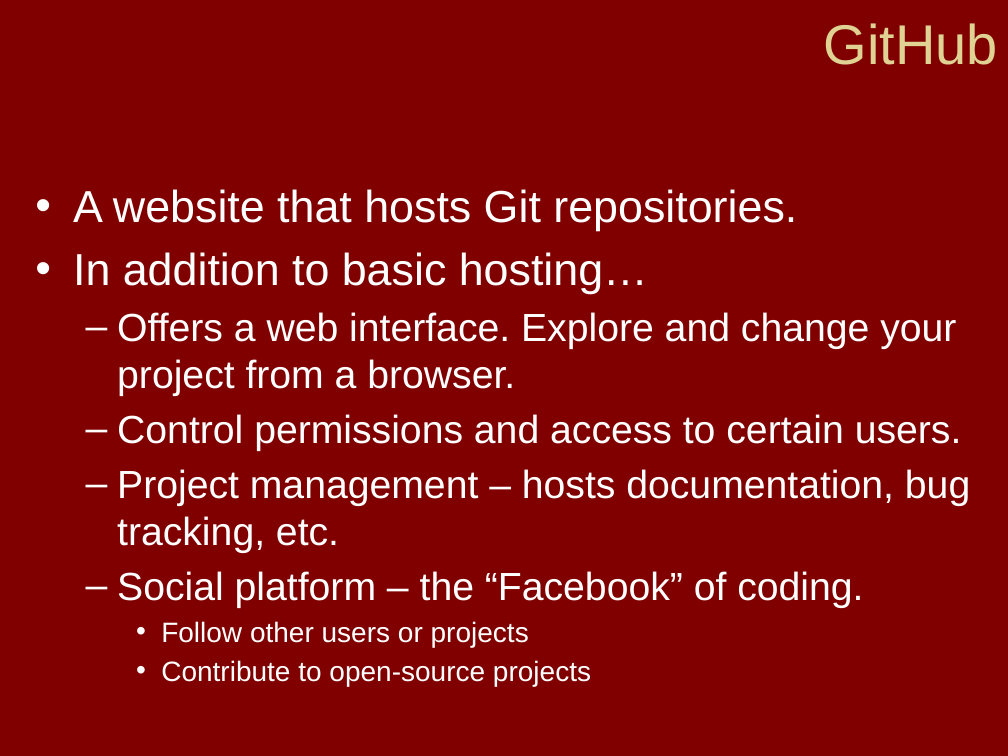
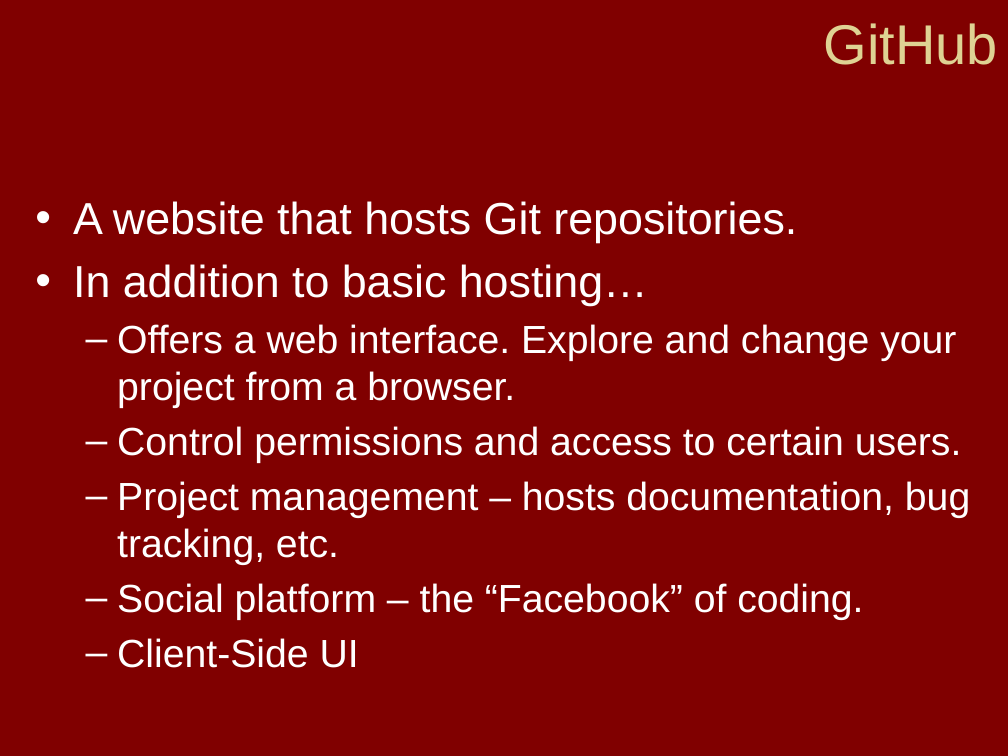
Before and after one commit to QBRC/GithubDemo, a slide deck: slide 9 of Git & Github.pptx. Drawn at 1008x756 pixels with LibreOffice and Linux fonts; fonts in the diff are those of the drawing; background and template pictures are left out. Boxes give left, top, right and bottom in pixels: in the first picture for what was removed or moved away, otherwise in the second. Text is boxed around its words. In the diff, an @@ line names an element or a change of style, - is before the commit and + after.

Commit message:
Added GitHub Client UI screenshot.

```diff
--- a/Git & Github.pptx
+++ b/Git & Github.pptx
@@ text at (117,638,359,668): text changed; size 20 to 28 pt @@
-    • Follow other users or projects
-    • Contribute to open-source projects
+  – Client-Side UI
```
Also in this commit, not shown: 1 other slide changed, 1 slide added.
